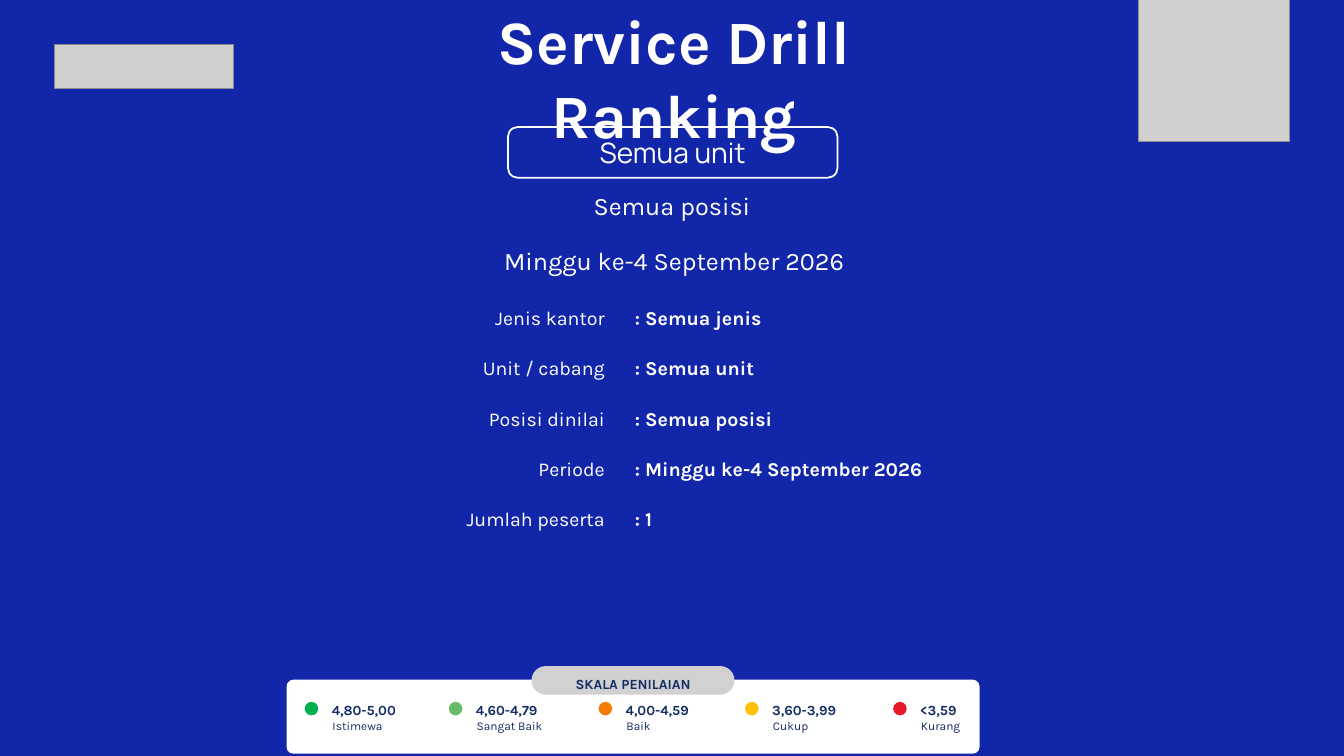
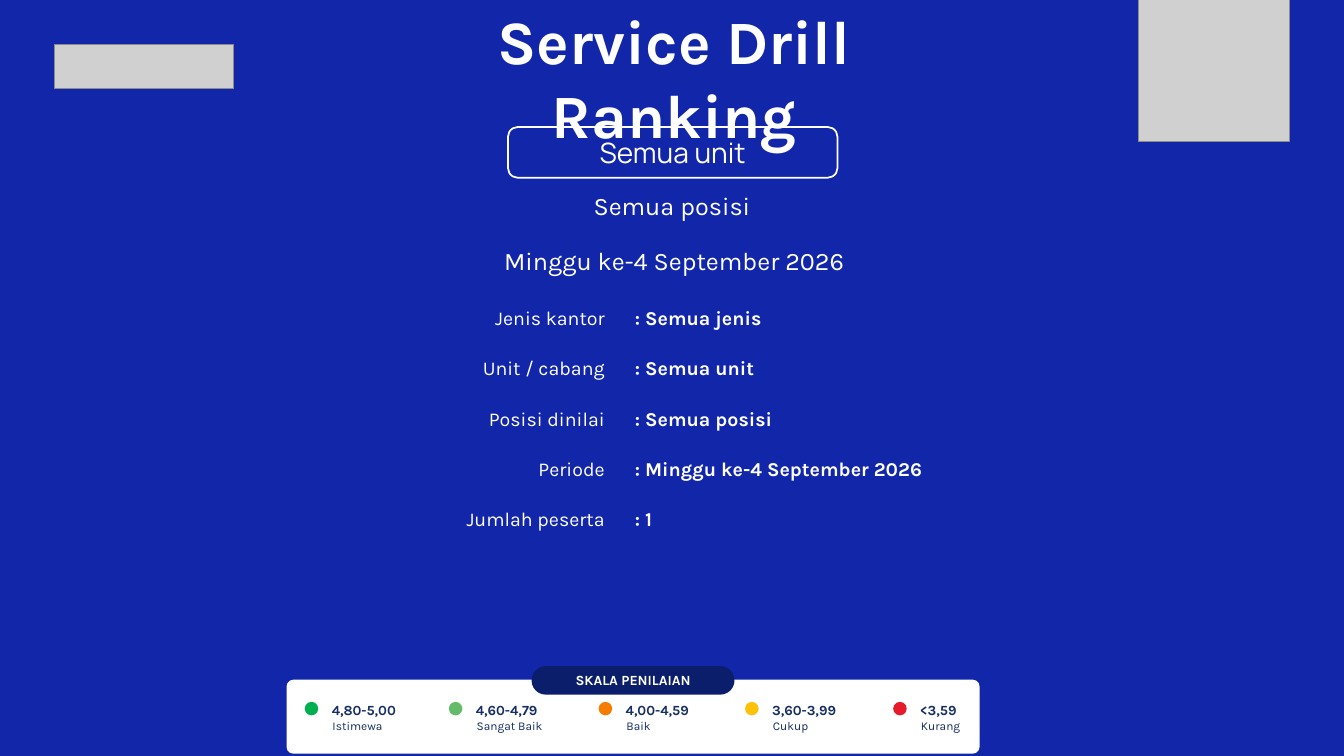
Before and after one commit to hengkiyudijanto/btn-sip, a slide deck: slide 1 of ranking-nyata.pptx. Drawn at 1344x756 pixels with LibreOffice and Linux fonts; fonts in the diff are those of the drawing; grey boxes stand for pictures; background and template pictures are left out. Boxes give left, top, right and bottom in pixels: in the first picture for what was removed or moved away, otherwise in the second. Text is boxed around its words. In the diff, an @@ line names an element or a change of style, - is before the commit and + after.

Commit message:
Ranking PPTX: label SKALA PENILAIAN — teks putih, latar biru tua, teks center
- Latar kotak label kembali ke biru tua #0B1E6B (dari #D1D1D1)
- Teks label kembali ke putih #FFFFFF (dari #142D64)
- Teks kini di-center TEPAT di tengah kotaknya: sebelumnya teks digeser
  +0,03 inci dari posisi kotak (dan tingginya 0,280 vs kotak 0,270),
  sehingga center-nya meleset ke bawah. Sekarang fokus teks sama persis
  dengan kotak label (x, y, w, h identik), jadi center mendatar maupun
  tegaknya tepat.

127 unit test lulus.

```diff
--- a/ranking-nyata.pptx
+++ b/ranking-nyata.pptx
@@ text "SKALA PENILAIAN" at (x1=576, y1=675, x2=690, y2=685): text colour #142D64 to #FFFFFF @@
@@ rounded rectangle at (x1=532, y1=667, x2=734, y2=695): fill #D1D1D1 to #0B1E6B; outline #D1D1D1 1 pt to #0B1E6B 1 pt @@
```
Also in this commit, not shown: 1 other slide changed, 4 other files.
